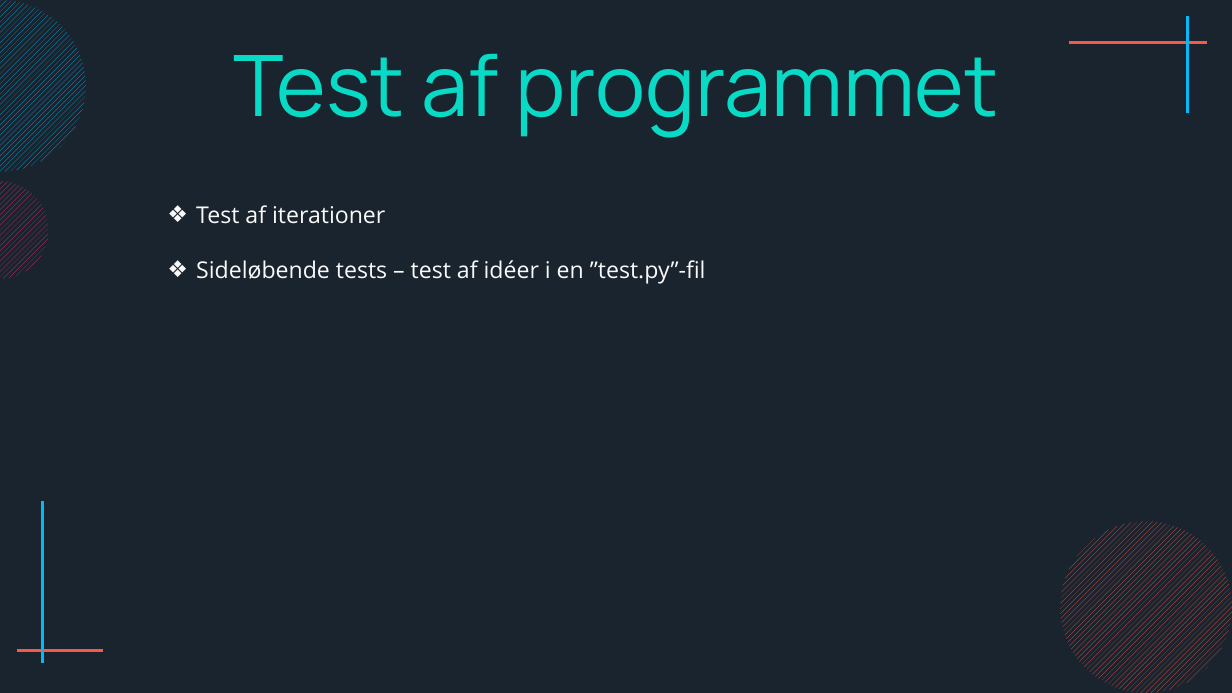
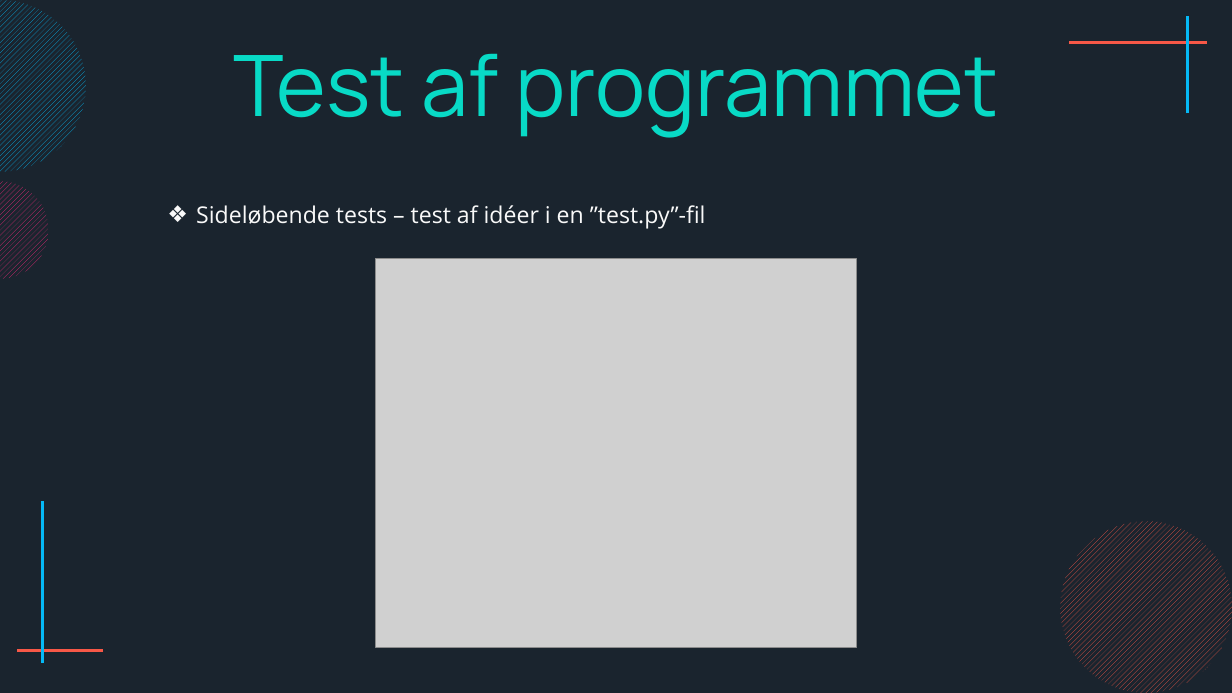
Before and after one commit to Andreasgdp/NoteSort, a slide deck: slide 6 of 2 - Info/Notesort presentation.pptx (slide 5 before the commit). Drawn at 1232x693 pixels with LibreOffice and Linux fonts; fonts in the diff are those of the drawing; grey boxes stand for pictures. Boxes give left, top, right and bottom in pixels: in the first picture for what was removed or moved away, otherwise in the second. Text is boxed around its words. In the diff, an @@ line names an element or a change of style, - is before the commit and + after.

```diff
--- a/2 - Info/Notesort presentation.pptx
+++ b/2 - Info/Notesort presentation.pptx
@@ text at <box>196,205,385,224</box>: paragraph removed @@
-❖ Test af iterationer
@@ picture added at <box>376,258,857,648</box> @@
```
Also in this commit, not shown: 1 other slide changed, 1 slide added, 10 other files.
